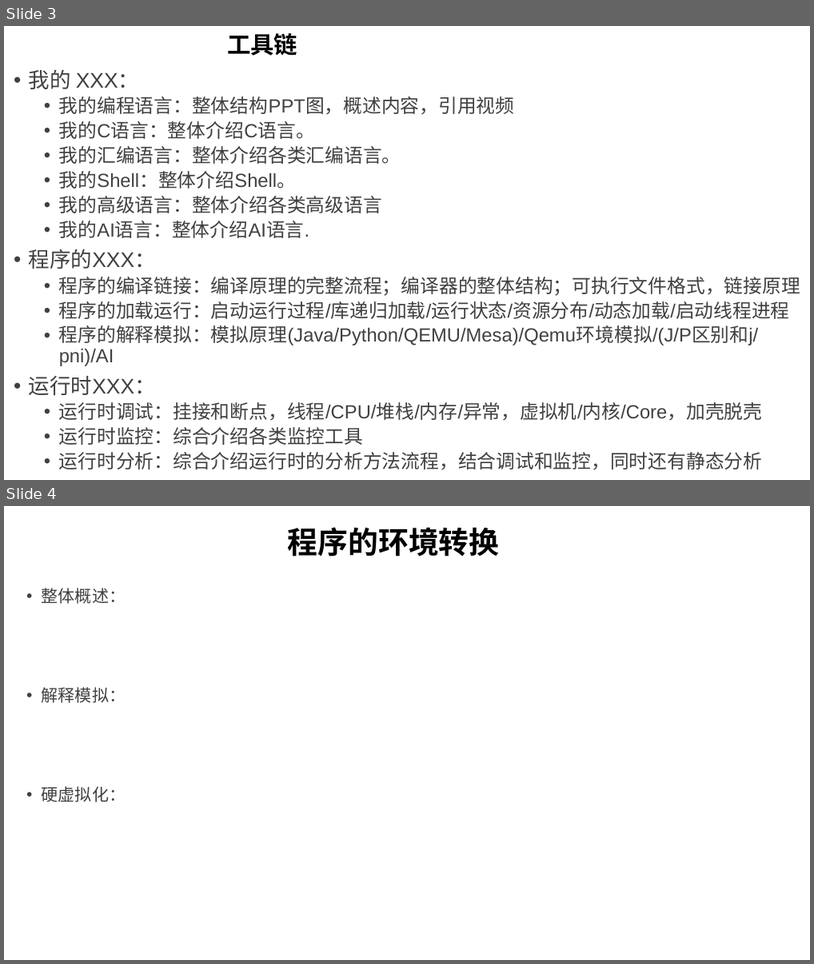
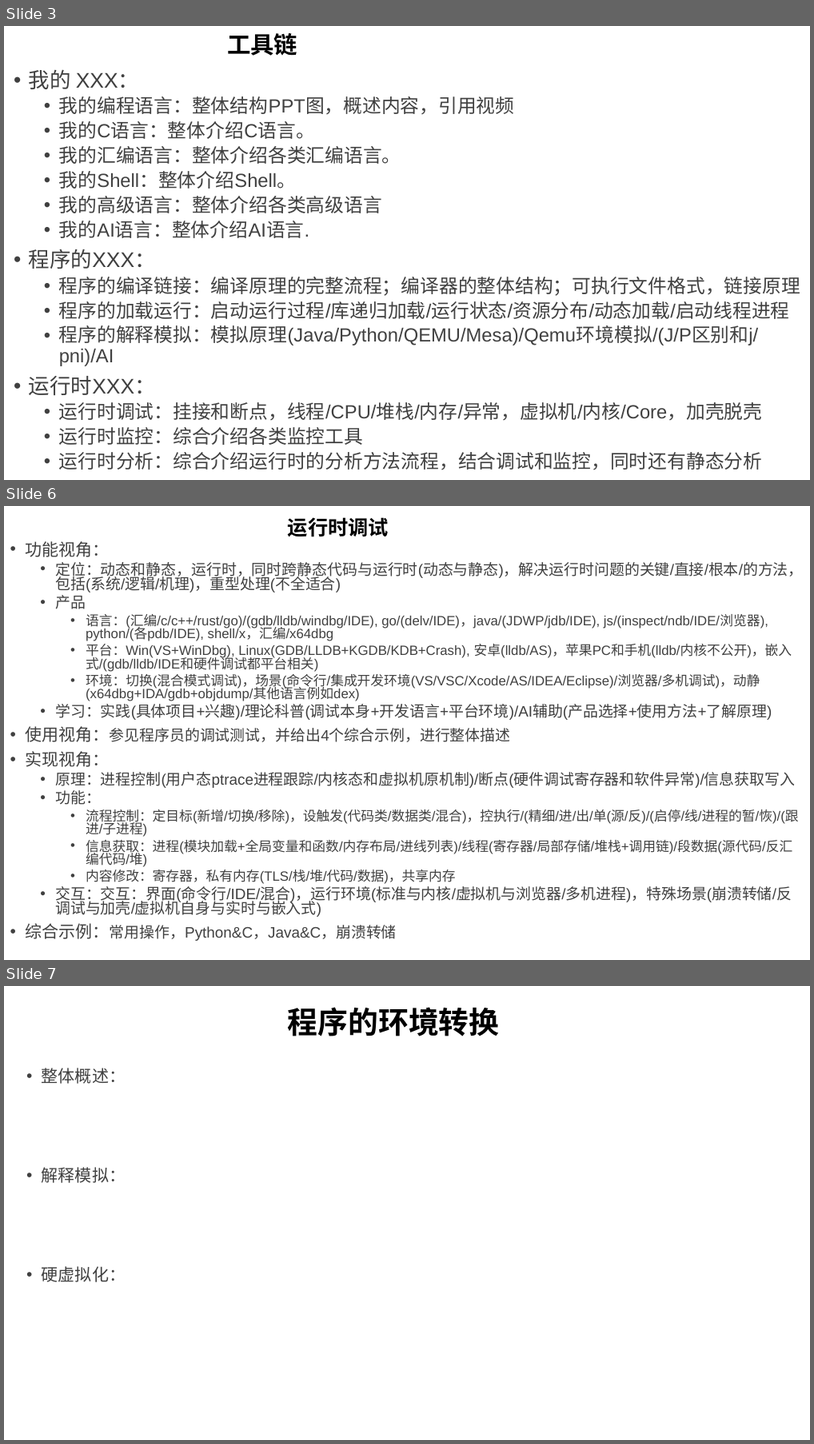
Before and after one commit to GavinKoeng/it-talks, a slide deck: it-talks.pptx. Shown one above the other, each under a label of ours: slides 3 and 4 before the commit, slides 3, 6 and 7 after it; the slides between them are not shown. The pictures are 814x964 and 814x1444 pixels, drawn with LibreOffice and Linux fonts; fonts in the diff are those of the drawing. Boxes give left, top, right and bottom in pixels: in the first picture for what was removed or moved away, otherwise in the second. Text is boxed around its words. In the diff, an @@ line names an element or a change of style, - is before the commit and + after.

Commit message:
it-talks.pptx: 添加运行时调试视频组最终的提纲

```diff
--- a/it-talks.pptx
+++ b/it-talks.pptx
@@ slide 6 added at (4,506,810,960), background #FFFFFF @@
@@ title added at (288,517,389,537), 24 pt, text #000000, bold @@
+运行时调试
@@ text added at (25,541,803,940), 16 pt, text #404040 @@
+• 功能视角：
+  • 定位：动态和静态，运行时，同时跨静态代码与运行时(动态与静态)，解决运行时问题的关键/直接/根本/的方法，包括(系统/逻辑/机理)，重型处理(不全适合)
+  • 产品
+    • 语言：(汇编/c/c++/rust/go)/(gdb/lldb/windbg/IDE), go/(delv/IDE)，java/(JDWP/jdb/IDE), js/(inspect/ndb/IDE/浏览器), python/(各pdb/IDE), shell/x，汇编/x64dbg
+    • 平台：Win(VS+WinDbg), Linux(GDB/LLDB+KGDB/KDB+Crash), 安卓(lldb/AS)，苹果PC和手机(lldb/内核不公开)，嵌入式/(gdb/lldb/IDE和硬件调试都平台相关)
+    • 环境：切换(混合模式调试)，场景(命令行/集成开发环境(VS/VSC/Xcode/AS/IDEA/Eclipse)/浏览器/多机调试)，动静(x64dbg+IDA/gdb+objdump/其他语言例如dex)
+  • 学习：实践(具体项目+兴趣)/理论科普(调试本身+开发语言+平台环境)/AI辅助(产品选择+使用方法+了解原理)
+• 使用视角：参见程序员的调试测试，并给出4个综合示例，进行整体描述
+• 实现视角：
+  • 原理：进程控制(用户态ptrace进程跟踪/内核态和虚拟机原机制)/断点(硬件调试寄存器和软件异常)/信息获取写入
+  • 功能：
+    • 流程控制：定目标(新增/切换/移除)，设触发(代码类/数据类/混合)，控执行/(精细/进/出/单(源/反)/(启停/线/进程的暂/恢)/(跟进/子进程)
+    • 信息获取：进程(模块加载+全局变量和函数/内存布局/进线列表)/线程(寄存器/局部存储/堆栈+调用链)/段数据(源代码/反汇编代码/堆)
+    • 内容修改：寄存器，私有内存(TLS/栈/堆/代码/数据)，共享内存
+  • 交互：交互：界面(命令行/IDE/混合)，运行环境(标准与内核/虚拟机与浏览器/多机进程)，特殊场景(崩溃转储/反调试与加壳/虚拟机自身与实时与嵌入式)
+• 综合示例：常用操作，Python&C，Java&C，崩溃转储
@@ what was slide 4 is now slide 7 @@
```
Also in this commit, not shown: 2 other slides added, 1 other file.
